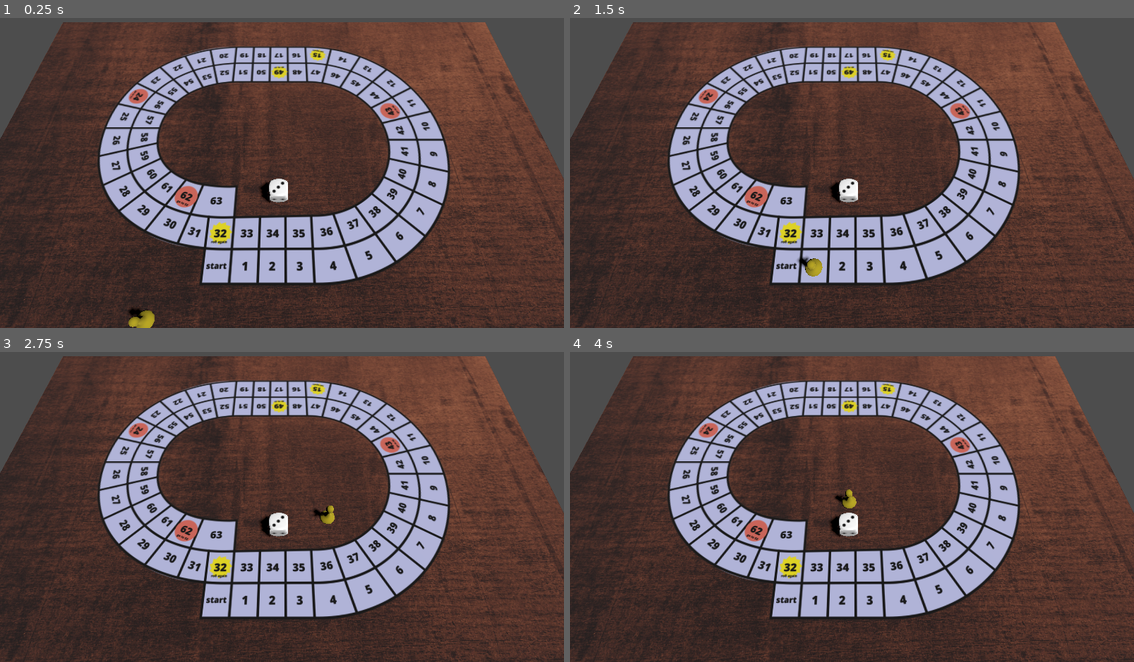
Above: before the commit, frames 1-4 (two rows, left to right).
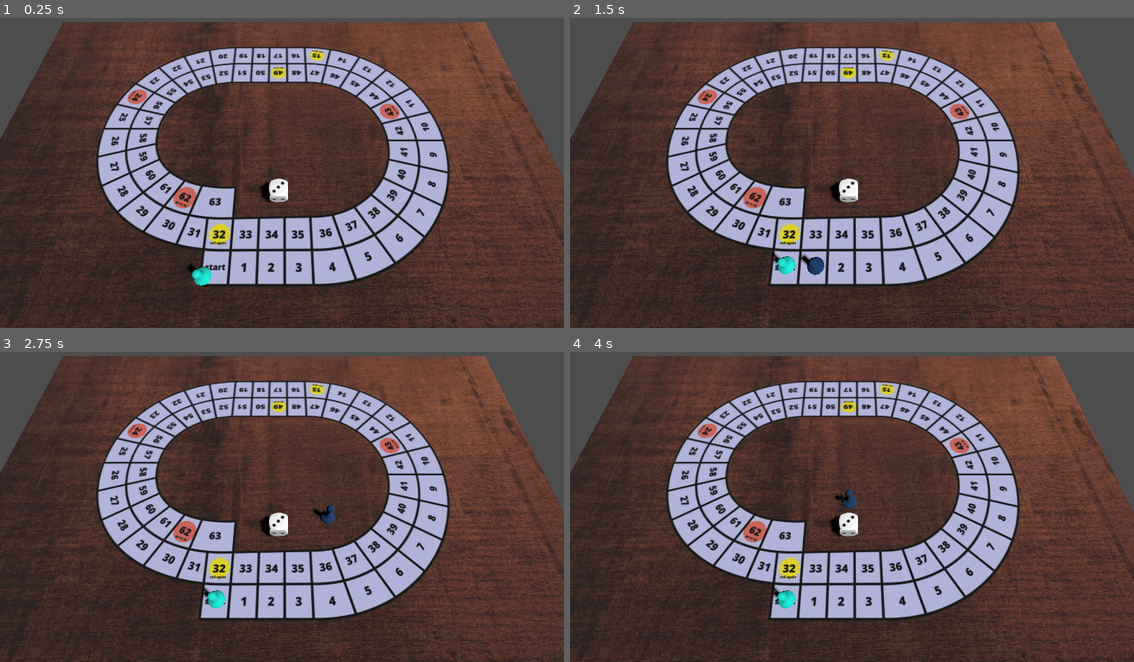
Above: after the commit, the same moments.

Repository: JosePedroDias/godot-game-of-goose
Game: Godot game, scene res://Scenes/play_scene.tscn
The game is run twice, just before and just after one commit, with the same random seed, the same clock (stepped at 60 frames per second) and the same inputs.
Inputs:
- Up to frame 1 (0.25 s): no input
- Up to frame 2 (1.5 s): tap Enter at 0.5 s; tap 1 at 0.6 s; tap 2 at 0.8, 1.35 s
- Up to frame 3 (2.75 s): tap 1 at 1.55, 2.1 s; tap 2 at 2.3 s
- Up to frame 4 (4 s): tap 2 at 2.85, 3.8 s; tap 1 at 3.05, 3.6 s

The runs differ from the first frame. In frame 1, 8.2% of the frame differs, in the area x 17-80%, y 9-100%; in frame 2, 8.1%; in frame 3, 8.0%; in frame 4, 8.0%.

Commit message:
programatically create colored pieces

Diff:
--- a/Scenes/cell_positions.tscn
+++ b/Scenes/cell_positions.tscn
@@ -25,7 +25,7 @@
 transform = Transform3D(0.921343, 0.00046968, 0.388751, -0.000816799, 0.999999, 0.000727619, -0.38875, -0.000987922, 0.921343, 2.43348, 0, 3.30854)
 
 [node name="p06" type="Marker3D" parent="."]
-transform = Transform3D(0.843768, 0.00029866, 0.536707, -0.000816799, 0.999999, 0.000727618, -0.536707, -0.00105233, 0.843768, 3.27536, 0, 2.853)
+transform = Transform3D(0.843768, 0.00029866, 0.536707, -0.000816799, 0.999999, 0.000727618, -0.536707, -0.00105233, 0.843768, 3.27536, 0, 2.89078)
 
 [node name="p07" type="Marker3D" parent="."]
 transform = Transform3D(0.639147, -3.75575e-05, 0.769085, -0.000816799, 0.999999, 0.000727618, -0.769084, -0.00109324, 0.639147, 3.94426, 0, 2.20141)
@@ -37,10 +37,10 @@
 transform = Transform3D(0.158266, -0.000589187, 0.987397, -0.000816799, 0.999999, 0.000727618, -0.987396, -0.000921655, 0.158265, 4.73424, 0, 0.459972)
 
 [node name="p10" type="Marker3D" parent="."]
-transform = Transform3D(-0.151567, -0.00084302, 0.988447, -0.000816799, 0.999999, 0.000727618, -0.988447, -0.00069707, -0.151568, 4.72271, 0, -0.514539)
+transform = Transform3D(-0.151567, -0.00084302, 0.988447, -0.000816799, 0.999999, 0.000727618, -0.988447, -0.00069707, -0.151568, 4.6991, 0, -0.514539)
 
 [node name="p11" type="Marker3D" parent="."]
-transform = Transform3D(-0.365588, -0.000975868, 0.930777, -0.000816799, 0.999999, 0.000727618, -0.930777, -0.000494239, -0.365588, 4.46899, 0, -1.42562)
+transform = Transform3D(-0.365588, -0.000975868, 0.930777, -0.000816799, 0.999999, 0.000727618, -0.930777, -0.000494239, -0.365588, 4.44538, 0, -1.43034)
 
 [node name="p12" type="Marker3D" parent="."]
 transform = Transform3D(-0.549413, -0.00105673, 0.83555, -0.000816799, 0.999999, 0.000727618, -0.835551, -0.000282702, -0.549413, 3.97309, 0, -2.25597)
@@ -49,7 +49,7 @@
 transform = Transform3D(-0.747563, -0.00109389, 0.66419, -0.000816799, 0.999999, 0.000727618, -0.66419, 1.44292e-06, -0.747564, 3.27536, 0, -2.9364)
 
 [node name="p14" type="Marker3D" parent="."]
-transform = Transform3D(-0.885188, -0.00106153, 0.465232, -0.000816799, 0.999999, 0.000727618, -0.465232, 0.00026409, -0.885189, 2.43348, 0, -3.38041)
+transform = Transform3D(-0.885188, -0.00106153, 0.465232, -0.000816799, 0.999999, 0.000727618, -0.465232, 0.00026409, -0.885189, 2.43348, 0, -3.35207)
 
 [node name="p15" type="Marker3D" parent="."]
 transform = Transform3D(-0.994585, -0.000887987, 0.103925, -0.000816799, 0.999999, 0.000727618, -0.103925, 0.000638802, -0.994585, 1.56853, 0, -3.58223)
@@ -67,7 +67,7 @@
 transform = Transform3D(-1, 3.48787e-16, 8.74228e-08, 3.48787e-16, 1, -3.48787e-16, -8.74228e-08, -3.48787e-16, -1, -1.03146, 0, -3.59421)
 
 [node name="p20" type="Marker3D" parent="."]
-transform = Transform3D(-0.978433, 2.69218e-16, -0.206563, 3.48787e-16, 1, -3.48787e-16, 0.206563, -4.13311e-16, -0.978434, -1.77675, 0, -3.57557)
+transform = Transform3D(-0.985632, 2.84865e-16, -0.168902, 3.48787e-16, 1, -3.48787e-16, 0.168902, -4.02687e-16, -0.985633, -1.7862, 0, -3.54251)
 
 [node name="p21" type="Marker3D" parent="."]
 transform = Transform3D(-0.945921, 2.1678e-16, -0.324396, 3.48787e-16, 1, -3.48787e-16, 0.324396, -4.4307e-16, -0.945922, -2.55309, 0, -3.32404)
@@ -82,7 +82,7 @@
 transform = Transform3D(-0.406147, -1.77066e-16, -0.913808, 3.48787e-16, 1, -3.48787e-16, 0.913808, -4.60383e-16, -0.406147, -4.40079, 0, -1.70303)
 
 [node name="p25" type="Marker3D" parent="."]
-transform = Transform3D(-0.134592, -2.98669e-16, -0.990901, 3.48787e-16, 1, -3.48787e-16, 0.990901, -3.92557e-16, -0.134592, -4.62127, 0, -0.898739)
+transform = Transform3D(-0.134592, -2.98669e-16, -0.990901, 3.48787e-16, 1, -3.48787e-16, 0.990901, -3.92557e-16, -0.134592, -4.62127, 0, -0.870402)
 
 [node name="p26" type="Marker3D" parent="."]
 transform = Transform3D(0.114989, -3.8658e-16, -0.993367, 3.48787e-16, 1, -3.48787e-16, 0.993367, -3.06367e-16, 0.114989, -4.66164, 0, -0.029234)
@@ -97,28 +97,28 @@
 transform = Transform3D(0.813822, -4.86536e-16, -0.581115, 3.48787e-16, 1, -3.48787e-16, 0.581115, 8.1165e-17, 0.813822, -3.36049, 0, 2.17869)
 
 [node name="p30" type="Marker3D" parent="."]
-transform = Transform3D(0.925488, -4.54911e-16, -0.378778, 3.48787e-16, 1, -3.48787e-16, 0.378778, 1.90685e-16, 0.925488, -2.58104, 0, 2.52649)
+transform = Transform3D(0.925488, -4.54911e-16, -0.378778, 3.48787e-16, 1, -3.48787e-16, 0.378778, 1.90685e-16, 0.925488, -2.60465, 0, 2.55955)
 
 [node name="p31" type="Marker3D" parent="."]
 transform = Transform3D(0.982781, -4.07228e-16, -0.184775, 3.48787e-16, 1, -3.48787e-16, 0.184775, 2.78334e-16, 0.982781, -1.91339, 0, 2.74697)
 
 [node name="p32" type="Marker3D" parent="."]
-transform = Transform3D(1, -3.48787e-16, 3.48787e-16, 3.48787e-16, 1, -3.48787e-16, -3.48787e-16, 3.48787e-16, 1, -1.25815, 0, 2.77182)
+transform = Transform3D(1, -3.48787e-16, 3.48787e-16, 3.48787e-16, 1, -3.48787e-16, -3.48787e-16, 3.48787e-16, 1, -1.29121, 0, 2.79543)
 
 [node name="p33" type="Marker3D" parent="."]
 transform = Transform3D(1, -3.48787e-16, 3.48787e-16, 3.48787e-16, 1, -3.48787e-16, -3.48787e-16, 3.48787e-16, 1, -0.590495, 0, 2.77182)
 
 [node name="p34" type="Marker3D" parent="."]
-transform = Transform3D(1, -3.48787e-16, 3.48787e-16, 3.48787e-16, 1, -3.48787e-16, -3.48787e-16, 3.48787e-16, 1, 0.0678452, 0, 2.77492)
+transform = Transform3D(1, -3.48787e-16, 3.48787e-16, 3.48787e-16, 1, -3.48787e-16, -3.48787e-16, 3.48787e-16, 1, 0.0536767, 0, 2.79381)
 
 [node name="p35" type="Marker3D" parent="."]
-transform = Transform3D(1, -3.48787e-16, 3.48787e-16, 3.48787e-16, 1, -3.48787e-16, -3.48787e-16, 3.48787e-16, 1, 0.747922, 0, 2.77492)
+transform = Transform3D(1, -3.48787e-16, 3.48787e-16, 3.48787e-16, 1, -3.48787e-16, -3.48787e-16, 3.48787e-16, 1, 0.719584, 0, 2.78909)
 
 [node name="p36" type="Marker3D" parent="."]
 transform = Transform3D(0.988905, -2.93104e-16, 0.148552, 3.48787e-16, 1, -3.48787e-16, -0.148552, 3.9673e-16, 0.988905, 1.43732, 0, 2.74697)
 
 [node name="p37" type="Marker3D" parent="."]
-transform = Transform3D(0.904961, -1.67231e-16, 0.425495, 3.48787e-16, 1, -3.48787e-16, -0.425495, 4.64046e-16, 0.904961, 2.15776, 0, 2.53581)
+transform = Transform3D(0.904961, -1.67231e-16, 0.425495, 3.48787e-16, 1, -3.48787e-16, -0.425495, 4.64046e-16, 0.904961, 2.11525, 0, 2.58304)
 
 [node name="p38" type="Marker3D" parent="."]
 transform = Transform3D(0.786062, -5.85663e-17, 0.618148, 3.48787e-16, 1, -3.48787e-16, -0.618148, 4.8977e-16, 0.786062, 2.76021, 0, 2.19732)
@@ -163,7 +163,7 @@
 transform = Transform3D(-1, 3.48787e-16, -8.74228e-08, 3.48787e-16, 1, -3.48787e-16, 8.74228e-08, -3.48787e-16, -1, -1.04077, 0, -2.7837)
 
 [node name="p52" type="Marker3D" parent="."]
-transform = Transform3D(-0.990529, 2.97593e-16, -0.137306, 3.48787e-16, 1, -3.48787e-16, 0.137306, -3.93374e-16, -0.990529, -1.65253, 0, -2.75575)
+transform = Transform3D(-0.994962, 3.12061e-16, -0.100257, 3.48787e-16, 1, -3.48787e-16, 0.100257, -3.81998e-16, -0.994962, -1.65253, 0, -2.75575)
 
 [node name="p53" type="Marker3D" parent="."]
 transform = Transform3D(-0.931558, 1.98099e-16, -0.363593, 3.48787e-16, 1, -3.48787e-16, 0.363593, -4.51732e-16, -0.931558, -2.24877, 0, -2.56012)
@@ -175,7 +175,7 @@
 transform = Transform3D(-0.606585, -6.57231e-17, -0.795018, 3.48787e-16, 1, -3.48787e-16, 0.795018, -4.88861e-16, -0.606585, -3.30459, 0, -1.93594)
 
 [node name="p56" type="Marker3D" parent="."]
-transform = Transform3D(-0.432023, -1.63874e-16, -0.901863, 3.48787e-16, 1, -3.48787e-16, 0.901863, -4.65242e-16, -0.432023, -3.64929, 0, -1.38318)
+transform = Transform3D(-0.432023, -1.63874e-16, -0.901863, 3.48787e-16, 1, -3.48787e-16, 0.901863, -4.65242e-16, -0.432023, -3.65401, 0, -1.35012)
 
 [node name="p57" type="Marker3D" parent="."]
 transform = Transform3D(-0.138551, -2.97098e-16, -0.990355, 3.48787e-16, 1, -3.48787e-16, 0.990355, -3.93748e-16, -0.138551, -3.82009, 0, -0.771419)
--- a/Scenes/play_scene.tscn
+++ b/Scenes/play_scene.tscn
@@ -19,6 +19,7 @@
 
 [node name="piece" type="MeshInstance3D" parent="."]
 transform = Transform3D(0.5, 0, 0, 0, 0.5, 0, 0, 0, 0.5, -2.74016, 0, 4.71748)
+visible = false
 material_override = SubResource("StandardMaterial3D_2ndrn")
 mesh = ExtResource("2_oo6gi")
 
@@ -40,6 +41,7 @@
 transform = Transform3D(-4.37114e-08, 1, 4.37114e-08, -1.5246e-23, -4.37114e-08, 1, 1, 4.37114e-08, 1.91069e-15, 0, 0, 0)
 pixel_size = 0.005
 shaded = true
+double_sided = false
 texture = ExtResource("3_jlis3")
 
 [node name="plane" type="Sprite3D" parent="."]
--- a/Scripts/play_scene.gd
+++ b/Scripts/play_scene.gd
@@ -1,10 +1,16 @@
 extends Node3D
 
 @onready var cp: CellPositions = $CellPositions #get_node("CellPositions")
-@onready var piece: MeshInstance3D = $piece # $die
+@onready var reference_piece: MeshInstance3D = $piece # $die
+
+var pieces: Array[MeshInstance3D] = []
 
 var current_cell_no: int = -1
 const last_cell_no: int = 63
+
+func _ready():
+	_create_piece()
+	_create_piece()
 
 func _input(event):
 	if event is InputEventKey:
@@ -12,10 +18,8 @@
 			if event.keycode == KEY_ESCAPE:
 				get_tree().quit()
 			elif event.keycode == KEY_1:
-				#cp.animation_finished.connect(_done, CONNECT_ONE_SHOT)
-				cp.animate_to_position(piece, 0)
+				cp.animate_to_position(pieces[0], 0)
 			elif event.keycode == KEY_2:
-				#cp.animate_to_position(piece, 0)
 				traverse_the_board()
 
 func _piece_movement_done():
@@ -32,4 +36,18 @@
 	else:
 		current_cell_no += 1
 		print("step %d" % current_cell_no)
-		cp.animate_to_position(piece, current_cell_no)
+		cp.animate_to_position(pieces[0], current_cell_no)
+
+func _create_piece():
+	var piece: MeshInstance3D = reference_piece.duplicate()
+	add_child(piece)
+
+	piece.visible = true
+
+	var mat = StandardMaterial3D.new()
+	mat.albedo_color = Color(randf(), randf(), randf(), 1.0)
+	piece.material_override = mat
+
+	cp.animate_to_position(piece, 0)#pieces.size())
+
+	pieces.push_back(piece)
Binary file changed: Assets/Textures/game_of_goose_hd.png
Not shown, changed: Assets/.DS_Store
Not shown, changed: README.md
